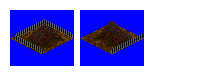
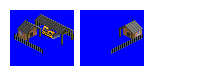
Layered file, before and after one edit (200 x 80). Changes by layer:
moved "fenced left corner" above "fenced right scrap pile" over [10, 14, 74, 54]
added layer "Layer 7" in group "fenced left corner" over [17, 19, 42, 42]
added layer "Layer 6" in group "fenced left corner" over [34, 14, 74, 45]
hid "scrap pile 1" over [26, 22, 65, 49]
hid "tile mud copy 3" (1st of 2, in "fenced left corner") over [10, 23, 74, 54]
added layer "Layer 5" in group "fenced right scrap pile" over [118, 19, 143, 42]
hid "scrap pile 1 copy" over [93, 21, 132, 48]
hid "tile mud copy 3" (2nd of 2, in "fenced right scrap pile") over [80, 23, 144, 54]
